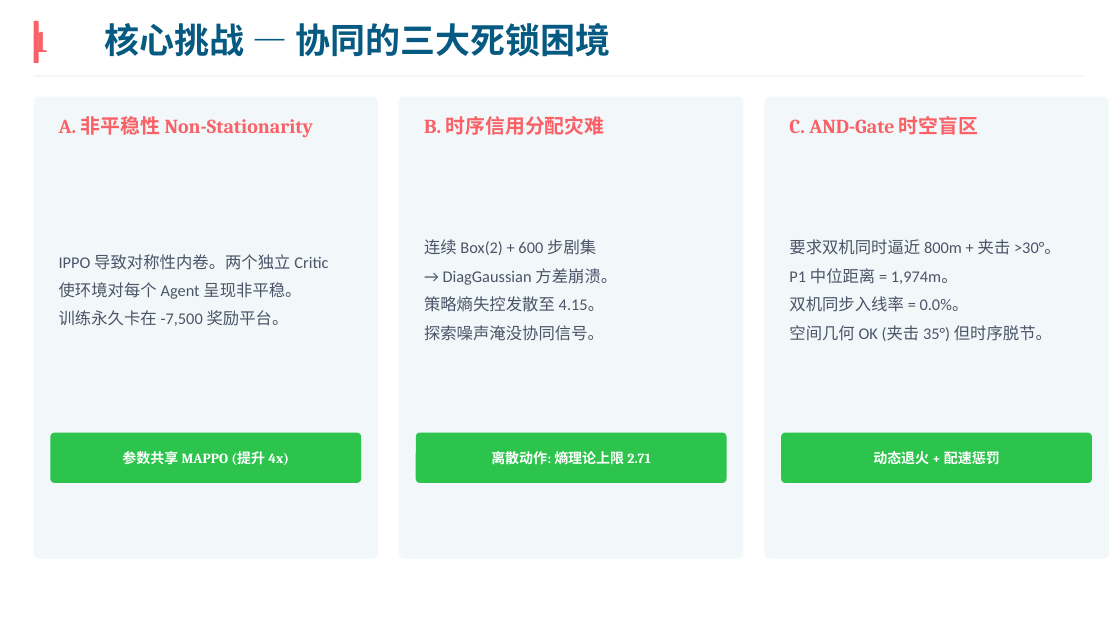
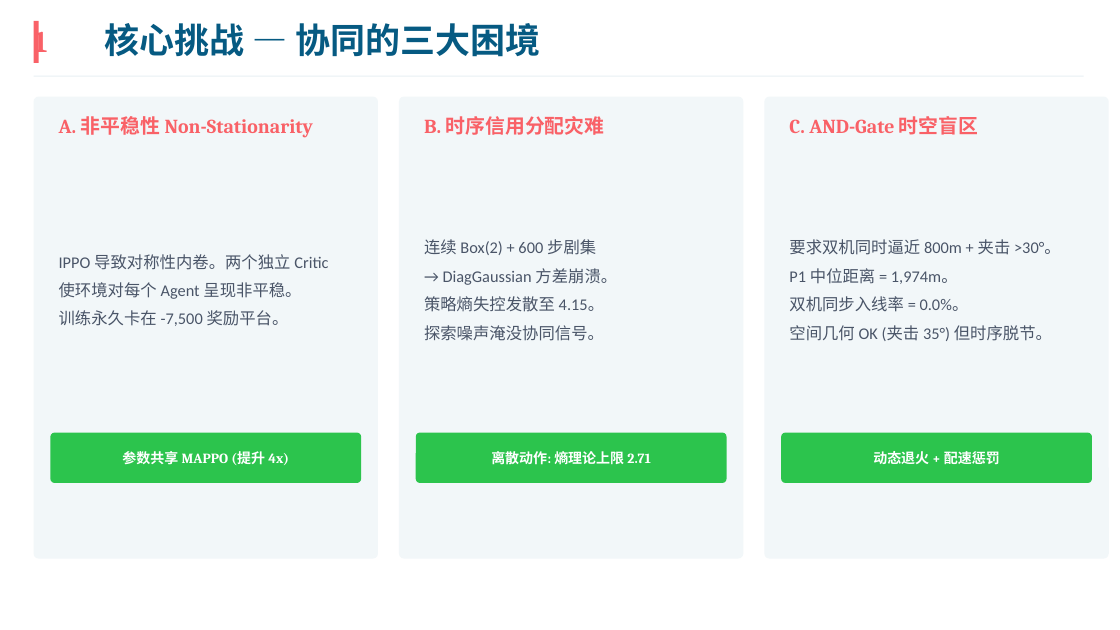
Before and after one commit to NishimiyaXSean/jsbsim-marl-formation, a slide deck: slide 2 of results/ppt/formation_coop_cn_v2.pptx. Drawn at 1120x630 pixels with LibreOffice and Linux fonts; fonts in the diff are those of the drawing. Boxes give left, top, right and bottom in pixels: in the first picture for what was removed or moved away, otherwise in the second. Text is boxed around its words. In the diff, an @@ line names an element or a change of style, - is before the commit and + after.

```diff
--- a/results/ppt/formation_coop_cn_v2.pptx
+++ b/results/ppt/formation_coop_cn_v2.pptx
@@ text at (105,23,541,57): text changed @@
-核心挑战 — 协同的三大死锁困境
+核心挑战 — 协同的三大困境
```
Also in this commit, not shown: 11 other slides changed, 4 slides added, 1 other file.
